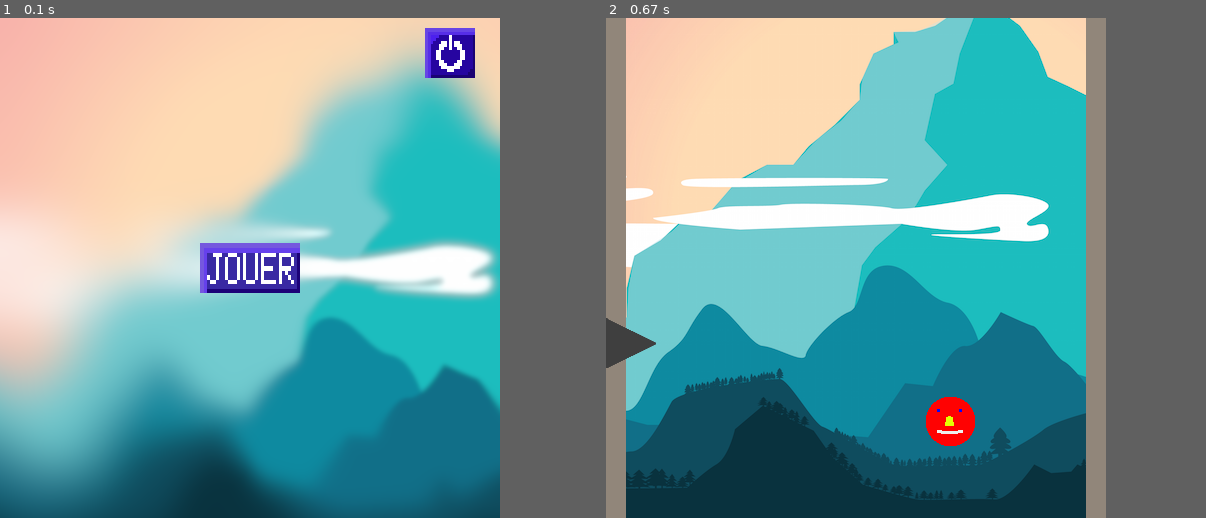
Above: before the commit, frames 1-2 (left to right).
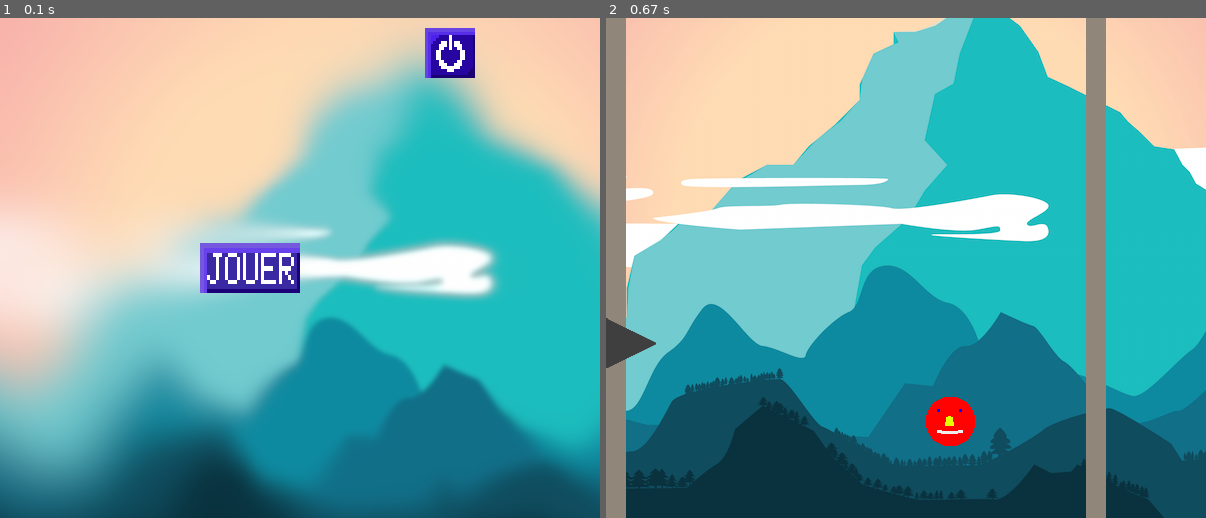
Above: after the commit, the same moments.

Repository: Wissi00/Projet-CMI
Game: pygame game, started from Main.py
Two runs of this game, one before a commit and one after it. Both use one fixed random seed, a clock stepped at 60 frames per second and the inputs below.
Inputs (mouse positions are in pixels of both pictures, inside the frame that each line leads up to):
- Up to frame 1 (0.1 s): no input
- Up to frame 2 (0.67 s): click (858, 268) at 0.38 s
In our replay, the window is 500x500 before the commit and 600x500 after it. These sizes can differ from the game's own. Grey fills any space a smaller window leaves; there, only what the larger window draws over its background counts as a difference.

The runs differ from the first frame. In frame 1, 8.5% of the frame differs, in the area x 83-100%, y 0-100%; in frame 2, 9.0%.

Commit message:
Ajout resizable

Diff:
--- a/Variables.py
+++ b/Variables.py
@@ -5,7 +5,7 @@
 hauteur = 0
 global plafond
 plafond = 150
-screen = pygame.display.set_mode((500, 500))
+screen = pygame.display.set_mode((600, 500))
 placeHolder=pygame.image.load("sprites/placeHolder.png")
 Jouer=pygame.image.load("sprites/Jouer.png")
 Power=pygame.image.load("sprites/Power.png")
